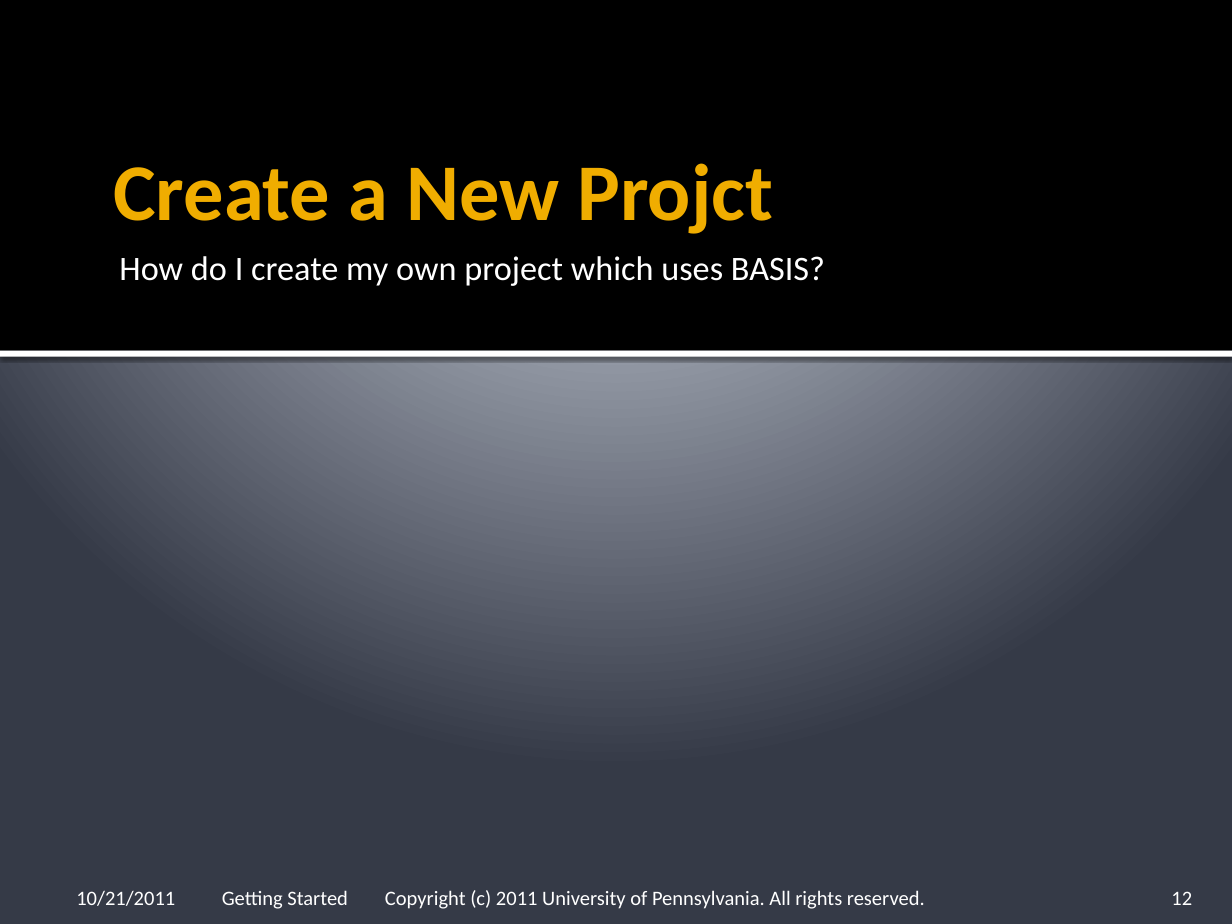
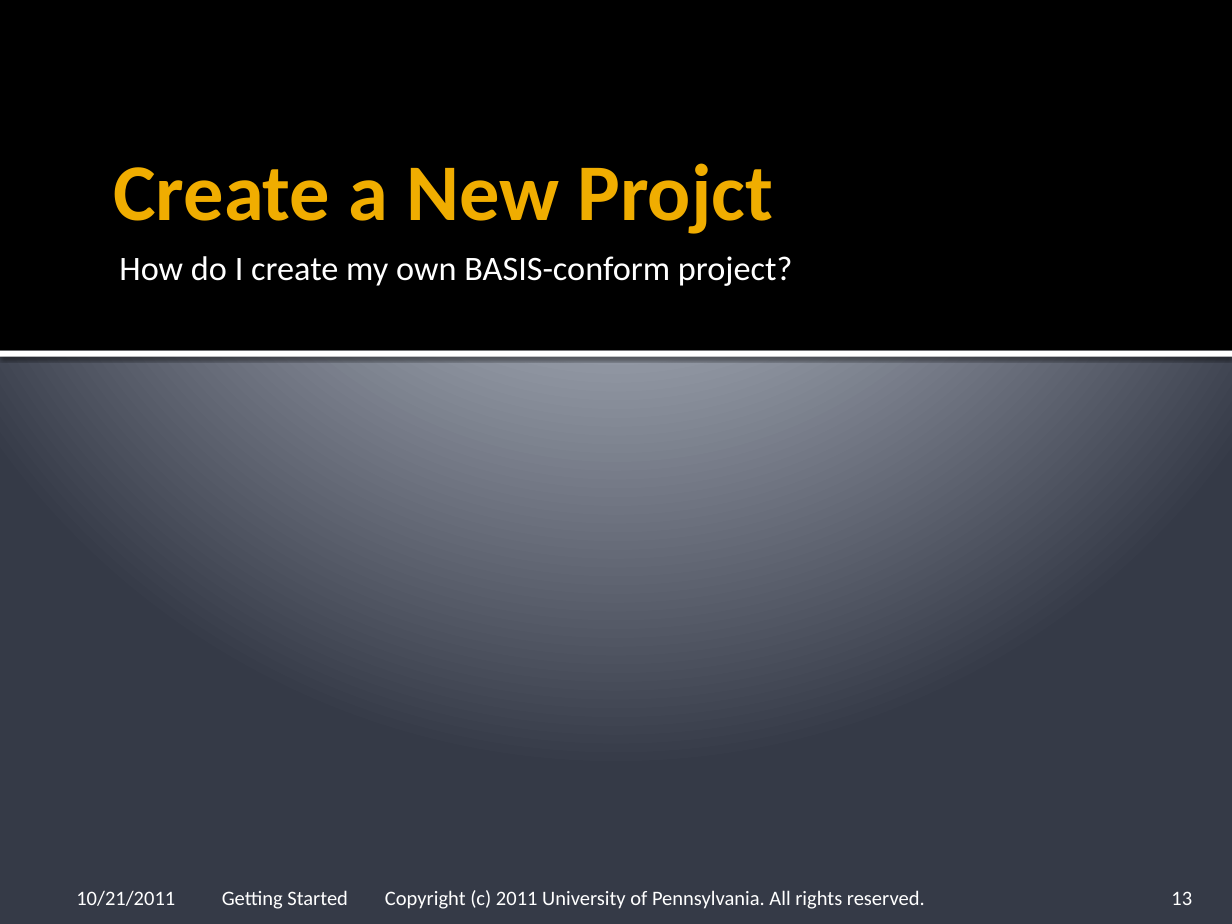
Before and after one commit to cmake-basis/legacy, a slide deck: slide 13 of doc/tutorials/02 Getting Started.pptx (slide 12 before the commit). Drawn at 1232x924 pixels with LibreOffice and Linux fonts; fonts in the diff are those of the drawing; background and template pictures are left out. Boxes give left, top, right and bottom in pixels: in the first picture for what was removed or moved away, otherwise in the second. Text is boxed around its words. In the diff, an @@ line names an element or a change of style, - is before the commit and + after.

```diff
--- a/doc/tutorials/02 Getting Started.pptx
+++ b/doc/tutorials/02 Getting Started.pptx
@@ text at [119, 256, 793, 286]: text changed @@
-How do I create my own project which uses BASIS?
+How do I create my own BASIS-conform project?
@@ page number at [1171, 891, 1192, 905]: text changed @@
-12
+13
```
Also in this commit, not shown: 11 other slides changed, 10 slides added.
